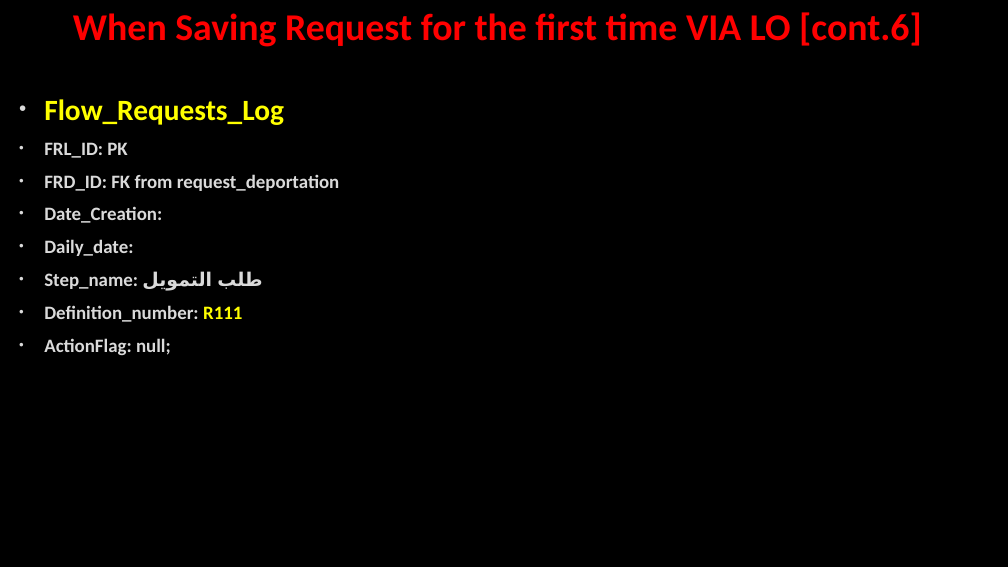
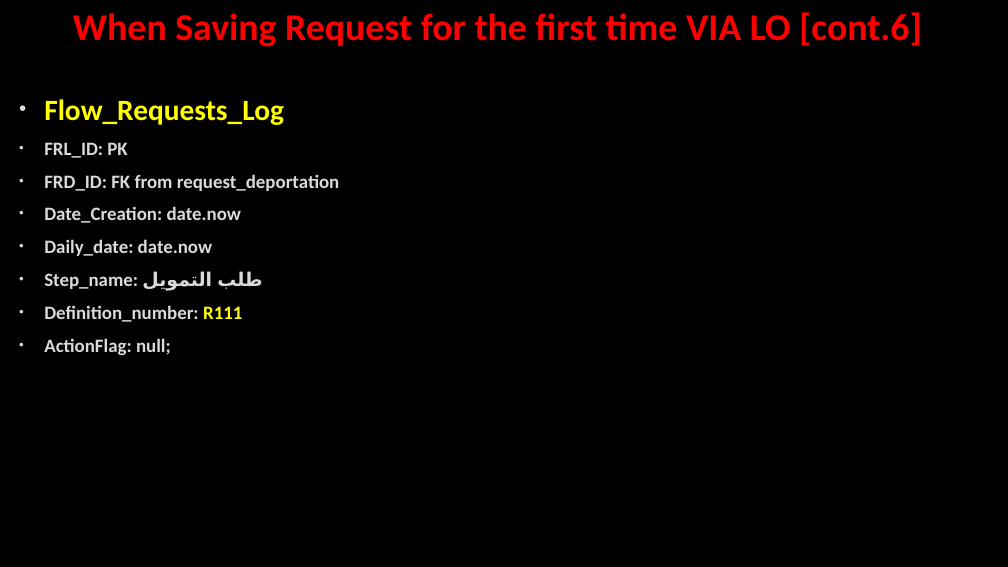
Before and after one commit to AhmedMohamedSamir1/Summary, a slide deck: slide 16 of Dot Net/Business.pptx. Drawn at 1008x567 pixels with LibreOffice and Linux fonts; fonts in the diff are those of the drawing; background and template pictures are left out. Boxes give left, top, right and bottom in pixels: in the first picture for what was removed or moved away, otherwise in the second. Text is boxed around its words. In the diff, an @@ line names an element or a change of style, - is before the commit and + after.

```diff
--- a/Dot Net/Business.pptx
+++ b/Dot Net/Business.pptx
@@ text at box(44, 206, 241, 256): text changed @@
-• Date_Creation:
-• Daily_date:
+• Date_Creation: date.now
+• Daily_date: date.now
```
Also in this commit, not shown: 8 slides added, 3 other files.
